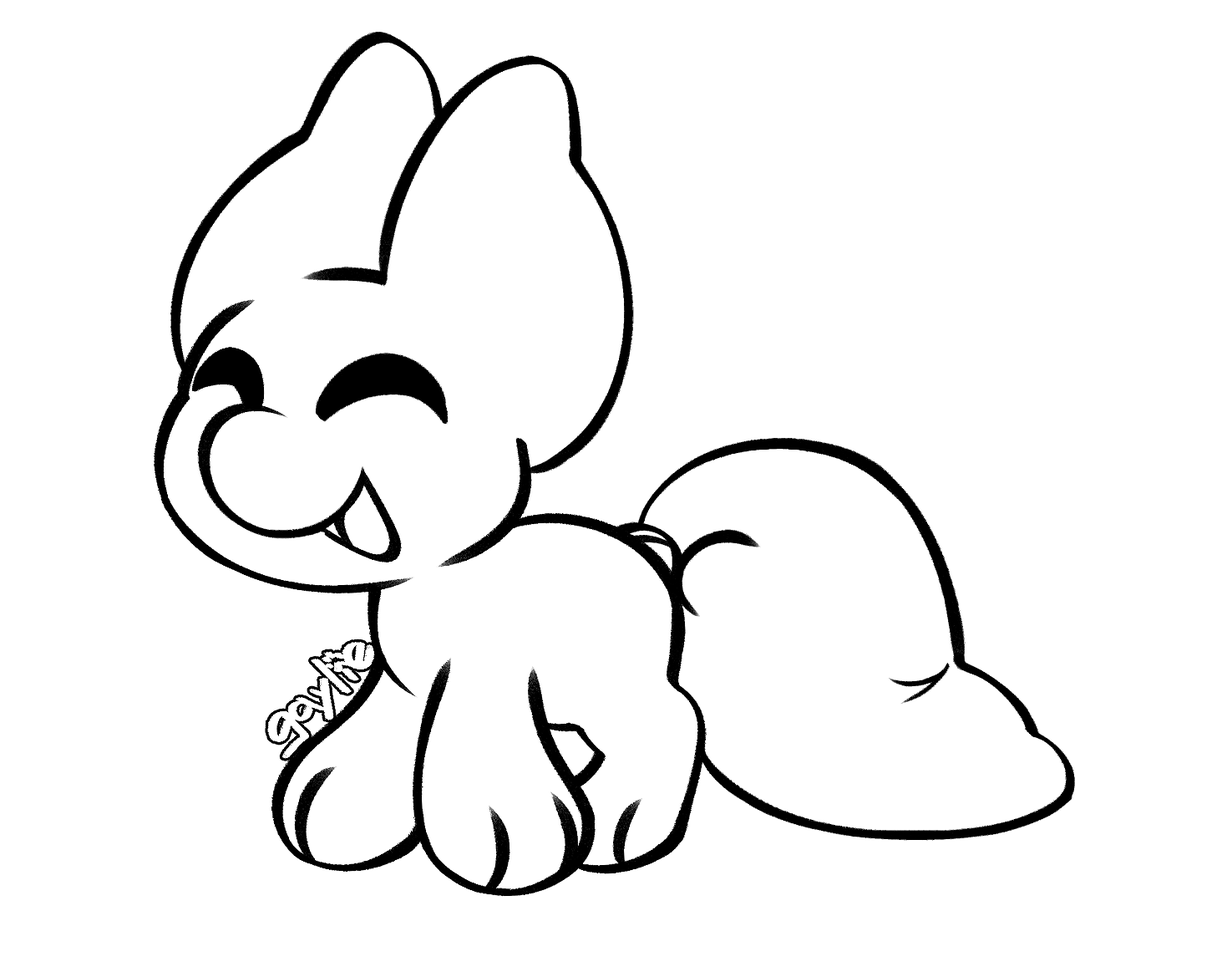
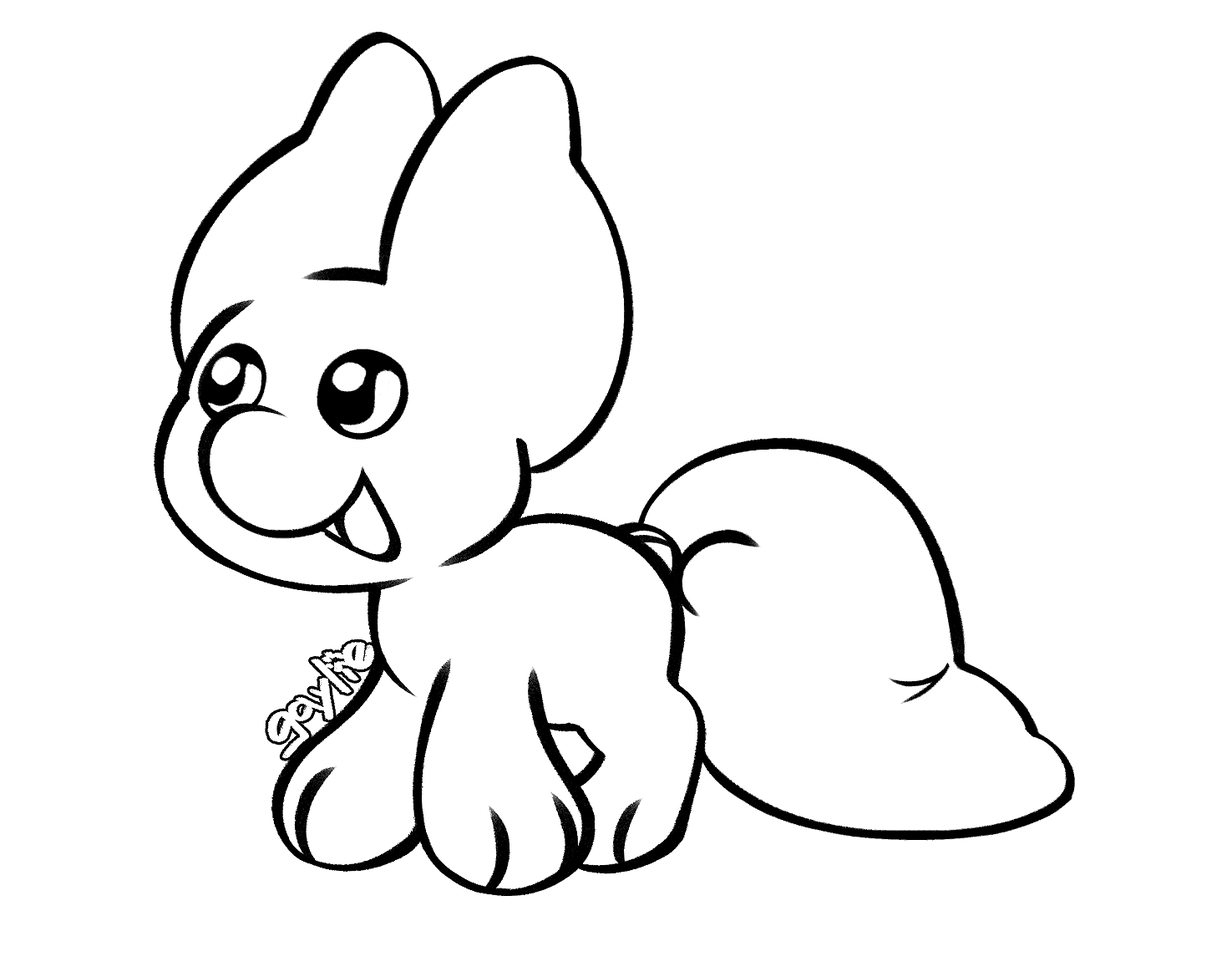
Comparing the layer stacks of the two 1232x967 images. Changes:
added layer "Bead" in group "Eyes" over box(197, 342, 410, 440)
hid "Closed" over box(191, 346, 449, 425)
